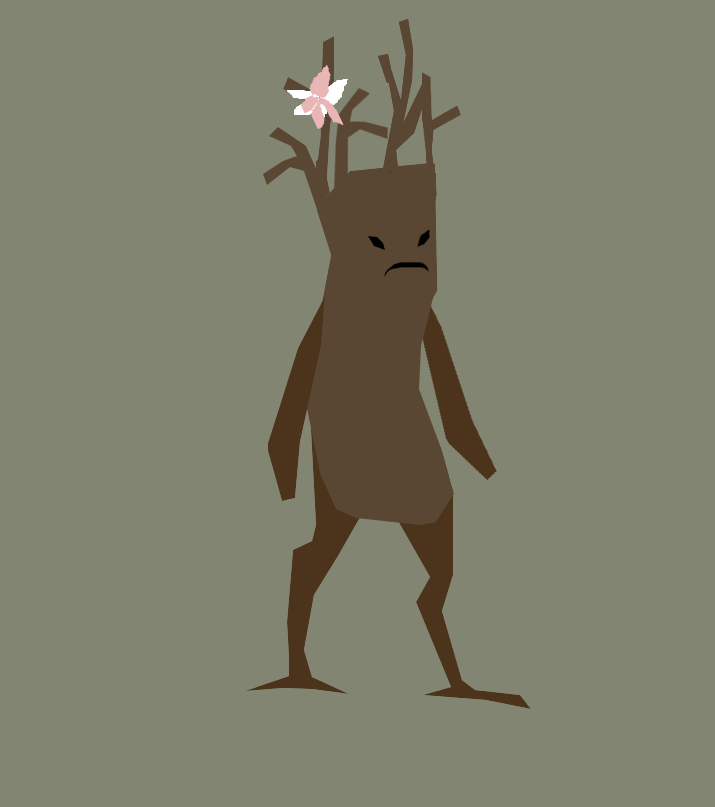
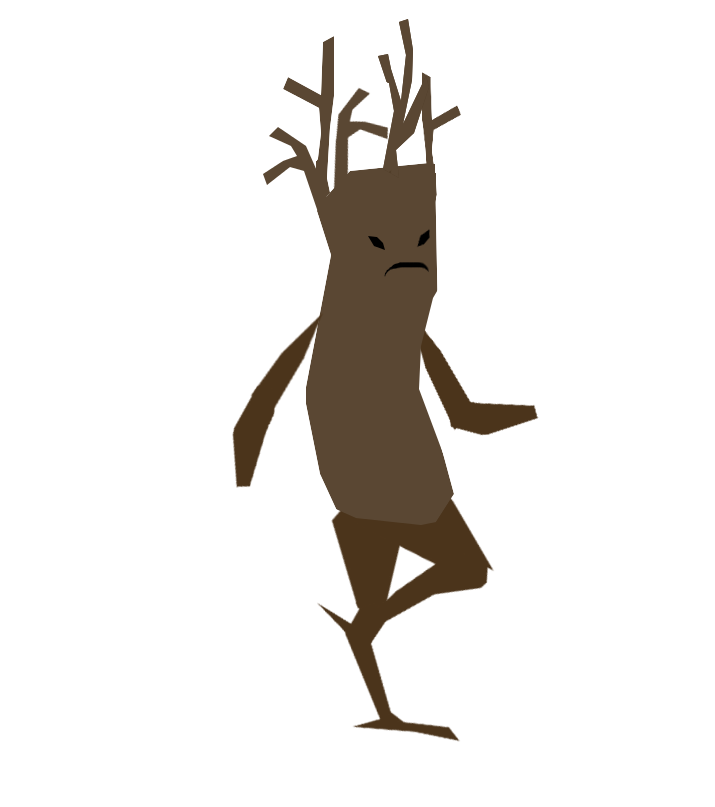
Before/after of a 715 × 807 layered artwork. What changed in the layer stack:
hid "flower" over [287, 64, 348, 131]
added layer "arm_low" above "arm" over [231, 384, 276, 488]
renamed "New Layer#2" to "arm", painted on it over [250, 296, 325, 501]
added layer "low_leg" above "up_leg" over [316, 549, 489, 684]
renamed "New Layer" to "up_leg", moved it above "up_leg_back", painted on it over [245, 410, 495, 694]
renamed "New Layer#1" to "up_leg_back", painted on it over [330, 429, 531, 709]
added layer "down_leg_back" above "arm_back" over [344, 592, 461, 742]
renamed "Pasted Layer" to "arm_back", painted on it over [419, 283, 497, 481]
added layer "arm_low_back" above "Background" over [448, 399, 539, 436]
hid "Background" over [0, 0, 715, 807]
